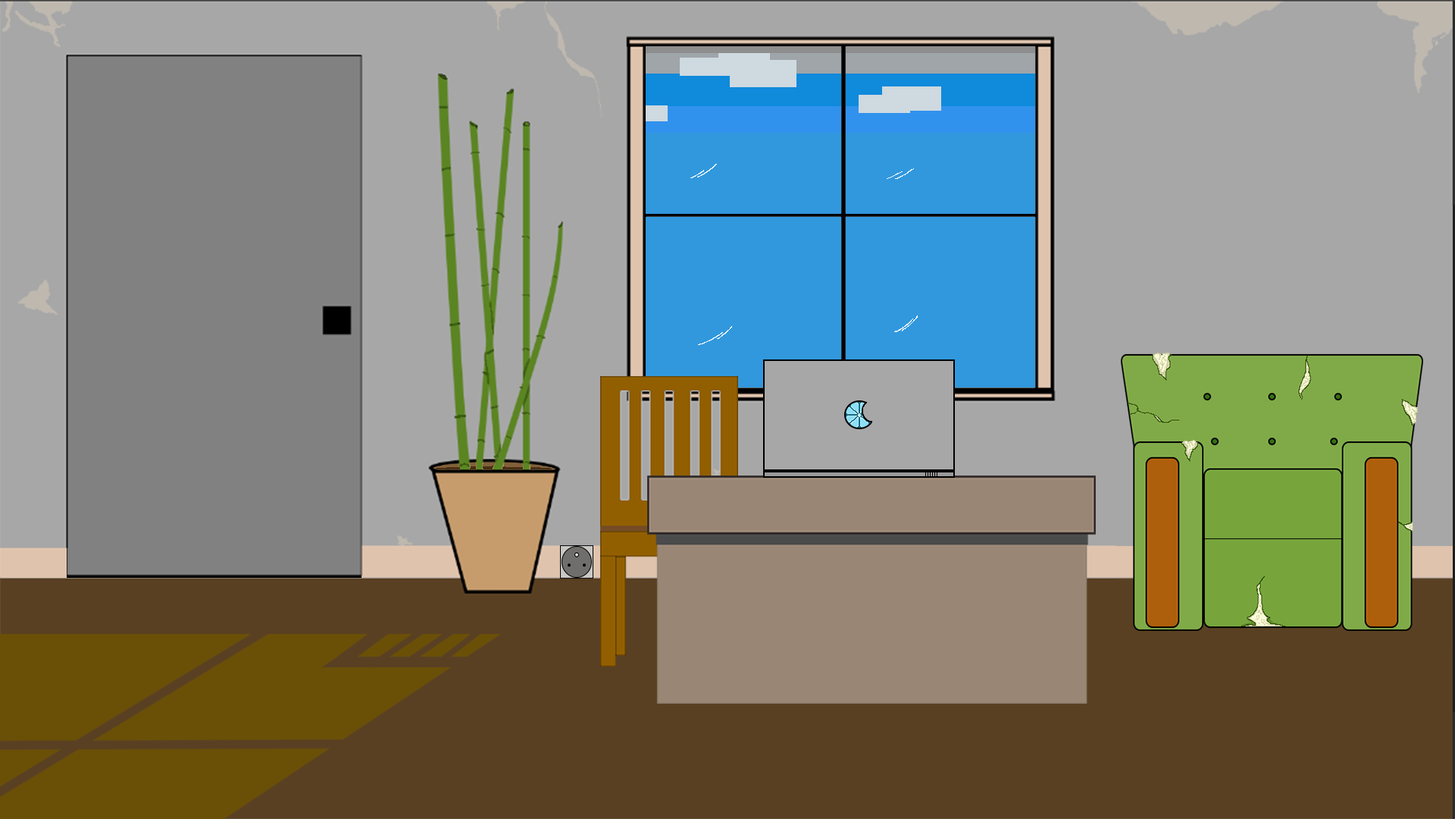
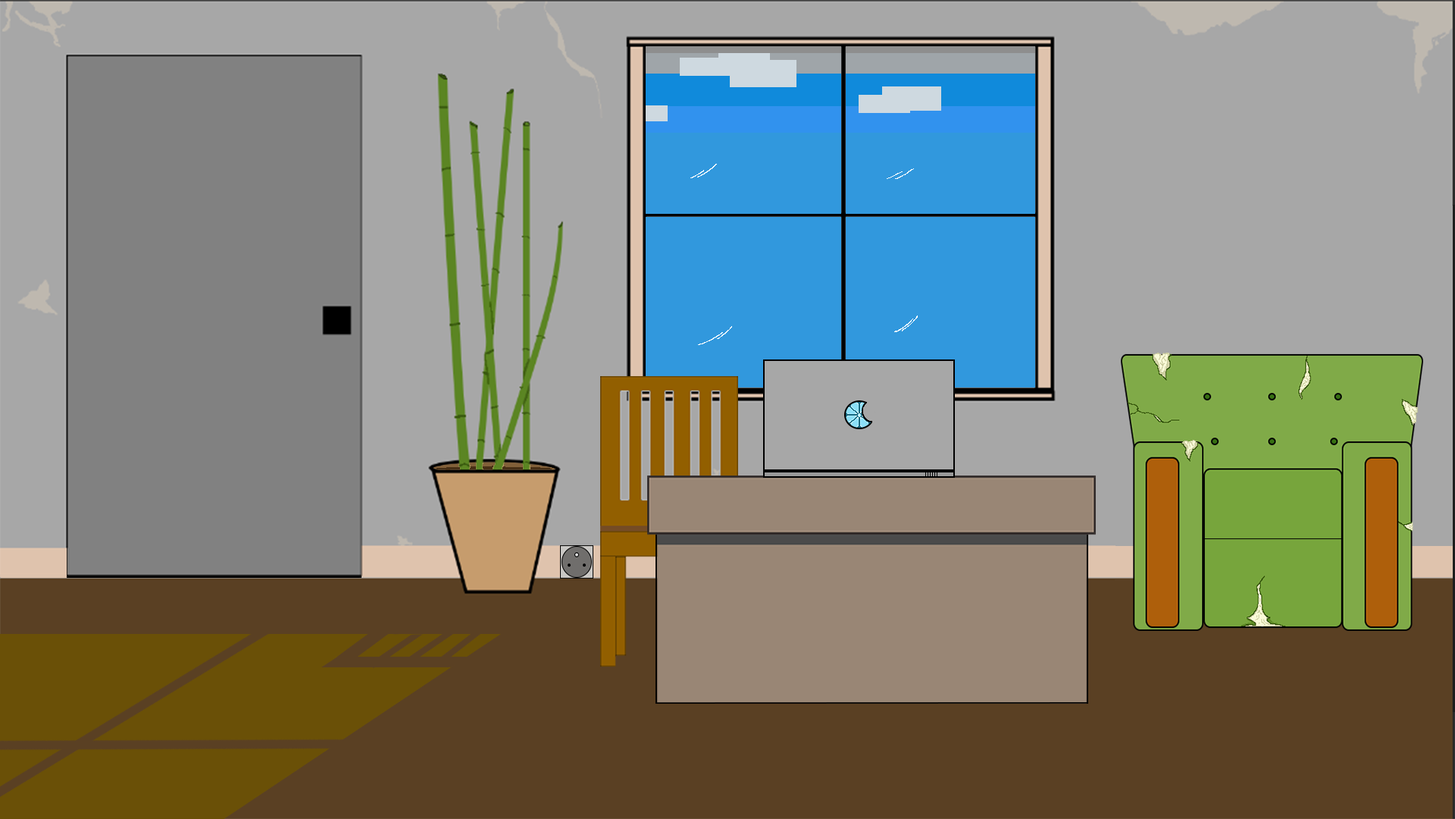
Revision of a layered 1455px x 819px image; what changed, layer by layer:
painted on "Rectangle 5" over box(410, 534, 1089, 704)
